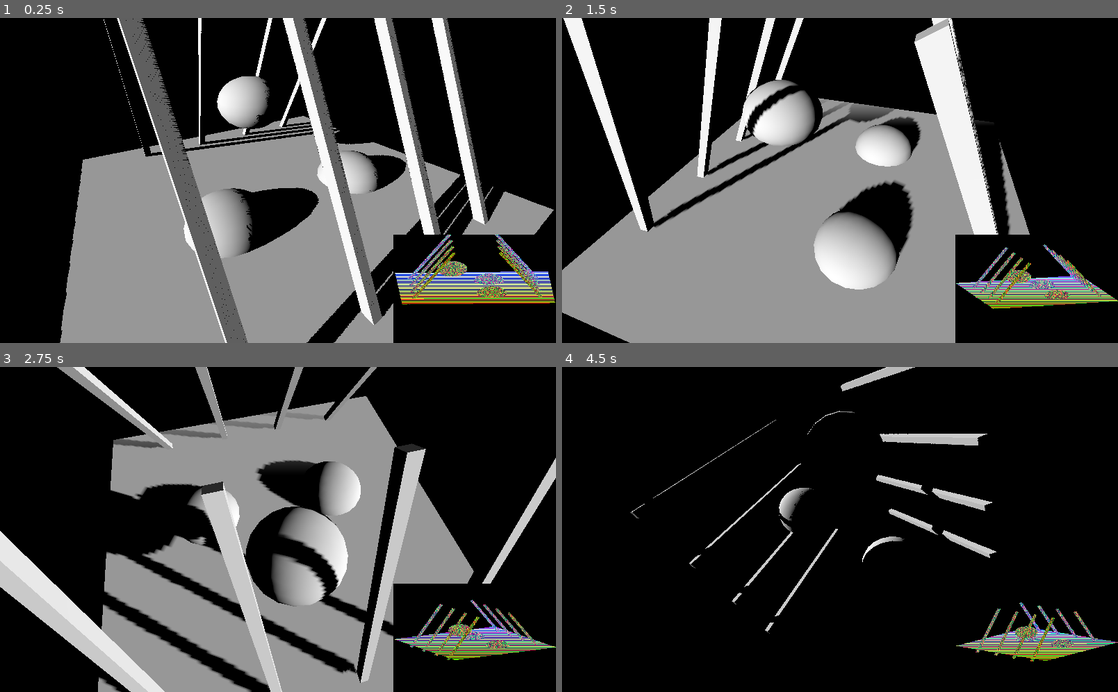
Above: before the commit, frames 1-4 (two rows, left to right).
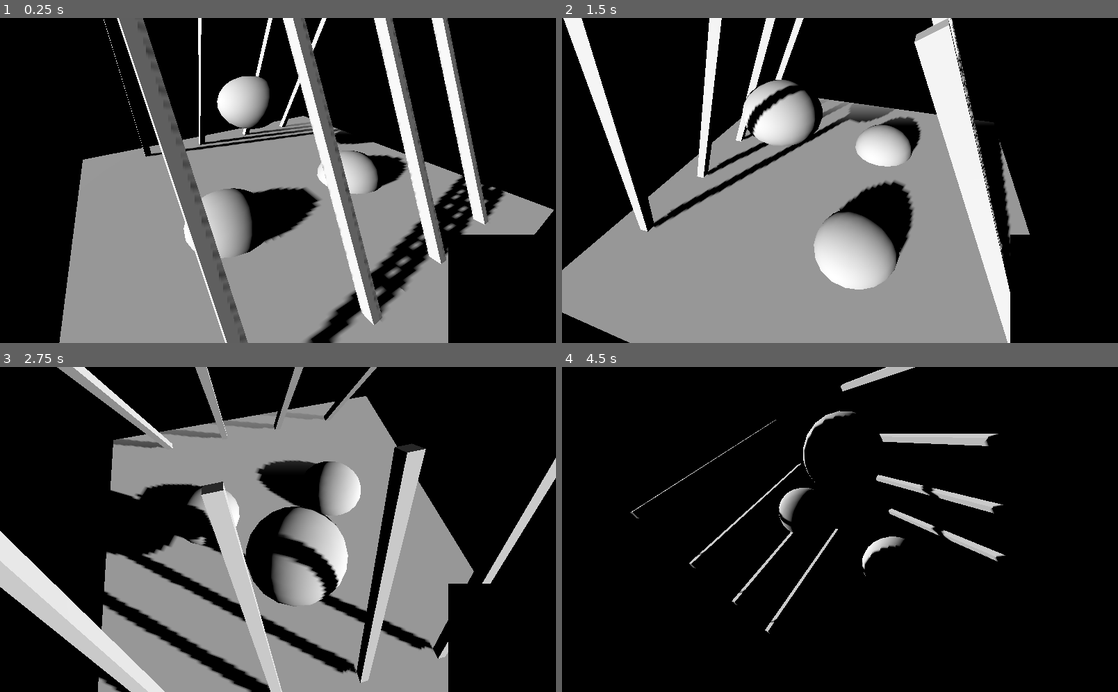
Above: after the commit, the same moments.

Repository: galmiza/godot-custom-shadow-mapping
Game: Godot game, scene res://Scene.tscn
Two runs of this game, one before a commit and one after it. Both use one fixed random seed, a clock stepped at 60 frames per second and the inputs below.
Inputs (mouse positions are in pixels of both pictures, inside the frame that each line leads up to):
- Up to frame 1 (0.25 s): no input
- Up to frame 2 (1.5 s): move the mouse to (962, 164) at 0.52 s; hold Up (ui_up) 0.53-1.25 s; click (962, 164) at 0.67 s; drag from (728, 196) to (812, 245) at 1.27 s
- Up to frame 3 (2.75 s): move the mouse to (333, 458) at 2.02 s; hold Up (ui_up) from 2.03 s (still down)
- Up to frame 4 (4.5 s): release Up (ui_up) at 2.75 s; drag from (812, 594) to (673, 480) at 2.77 s; move the mouse to (1006, 578) at 3.52 s; hold Down (ui_down) 3.53-4.25 s; drag from (673, 480) to (756, 448) at 4.27 s

The runs differ from the first frame. In frame 1, 7.2% of the frame differs, in the area x 10-100%, y 0-100%; in frame 2, 4.9%; in frame 3, 4.7%; in frame 4, 2.5%.
Error after the commit: Trying to assign value of type 'Spatial' to a variable of type 'DirectionalLight'. (res://Viewport.gd:7)

Commit message:
Corrected light view transform computation; Minor optimizations; Generalized static typing across the code

Diff:
--- a/src/Scene.tscn
+++ b/src/Scene.tscn
@@ -33,62 +33,65 @@
 far = 30.0
 script = ExtResource( 2 )
 
-[node name="Sphere" type="MeshInstance" parent="."]
+[node name="Renderables" type="Spatial" parent="."]
+editor/display_folded = true
+
+[node name="Sphere" type="MeshInstance" parent="Renderables"]
 transform = Transform( 1, 0, 0, 0, 1, 0, 0, 0, 1, 0, 2, 1.5 )
 mesh = SubResource( 1 )
 material/0 = null
 
-[node name="Sphere2" type="MeshInstance" parent="."]
+[node name="Sphere2" type="MeshInstance" parent="Renderables"]
 transform = Transform( 1, 0, 0, 0, 1, 0, 0, 0, 1, 2, 0, -1 )
 mesh = SubResource( 1 )
 material/0 = null
 
-[node name="Sphere3" type="MeshInstance" parent="."]
+[node name="Sphere3" type="MeshInstance" parent="Renderables"]
 transform = Transform( 1, 0, 0, 0, 1, 0, 0, 0, 1, -2, 0, -1 )
 mesh = SubResource( 1 )
 material/0 = null
 
-[node name="Cube" type="MeshInstance" parent="."]
+[node name="Cube" type="MeshInstance" parent="Renderables"]
 transform = Transform( 0.1, 0, 0, 0, 2.59808, 0.05, 0, -1.5, 0.0866025, 3, 2, 3 )
 mesh = SubResource( 2 )
 material/0 = null
 
-[node name="Cube5" type="MeshInstance" parent="."]
+[node name="Cube5" type="MeshInstance" parent="Renderables"]
 transform = Transform( 0.1, 0, 0, 0, 2.59808, -0.05, 0, 1.5, 0.0866025, 3, 2, -3 )
 mesh = SubResource( 2 )
 material/0 = null
 
-[node name="Cube2" type="MeshInstance" parent="."]
+[node name="Cube2" type="MeshInstance" parent="Renderables"]
 transform = Transform( 0.1, 0, 0, 0, 2.59808, 0.05, 0, -1.5, 0.0866025, 1, 2, 3 )
 mesh = SubResource( 2 )
 material/0 = null
 
-[node name="Cube6" type="MeshInstance" parent="."]
+[node name="Cube6" type="MeshInstance" parent="Renderables"]
 transform = Transform( 0.1, 0, 0, 0, 2.59808, -0.05, 0, 1.5, 0.0866025, 1, 2, -3 )
 mesh = SubResource( 2 )
 material/0 = null
 
-[node name="Cube3" type="MeshInstance" parent="."]
+[node name="Cube3" type="MeshInstance" parent="Renderables"]
 transform = Transform( 0.1, 0, 0, 0, 2.59808, 0.05, 0, -1.5, 0.0866025, -1, 2, 3 )
 mesh = SubResource( 2 )
 material/0 = null
 
-[node name="Cube7" type="MeshInstance" parent="."]
+[node name="Cube7" type="MeshInstance" parent="Renderables"]
 transform = Transform( 0.1, 0, 0, 0, 2.59808, -0.05, 0, 1.5, 0.0866025, -1, 2, -3 )
 mesh = SubResource( 2 )
 material/0 = null
 
-[node name="Cube4" type="MeshInstance" parent="."]
+[node name="Cube4" type="MeshInstance" parent="Renderables"]
 transform = Transform( 0.1, 0, 0, 0, 2.59808, 0.05, 0, -1.5, 0.0866025, -3, 2, 3 )
 mesh = SubResource( 2 )
 material/0 = null
 
-[node name="Cube8" type="MeshInstance" parent="."]
+[node name="Cube8" type="MeshInstance" parent="Renderables"]
 transform = Transform( 0.1, 0, 0, 0, 2.59808, -0.05, 0, 1.5, 0.0866025, -3, 2, -3 )
 mesh = SubResource( 2 )
 material/0 = null
 
-[node name="Ground" type="MeshInstance" parent="."]
+[node name="Ground" type="MeshInstance" parent="Renderables"]
 transform = Transform( 10, 0, 0, 0, -4.37114e-07, 1, 0, -10, -4.37114e-08, 0, 0, 0 )
 mesh = SubResource( 3 )
 material/0 = null
@@ -103,15 +106,14 @@
 script = ExtResource( 3 )
 
 [node name="CameraOrthogonalLightView" type="Camera" parent="Viewport"]
-transform = Transform( 0.877825, 0.223463, -0.42366, -0.100044, 0.950532, 0.294075, 0.468418, -0.215762, 0.856756, -6.61058, 5.5507, 14.6313 )
+transform = Transform( 1, 0, 0, 0, 1, 0, 0, 0, 0.999999, 0, 0, 0 )
 projection = 1
 current = true
-script = ExtResource( 1 )
 
 [node name="CanvasLayer" type="CanvasLayer" parent="."]
 
 [node name="ShadowMap" type="MeshInstance2D" parent="CanvasLayer"]
-position = Vector2( 875, 500 )
-scale = Vector2( 300, 200 )
+position = Vector2( 925, 500 )
+scale = Vector2( 200, 200 )
 mesh = SubResource( 4 )
 texture = SubResource( 5 )
--- a/src/SpatialRevolution.gd
+++ b/src/SpatialRevolution.gd
@@ -10,10 +10,10 @@
 export var height: float # computed in _ready
 export var target: Vector3 = Vector3.ZERO
 
-func _ready():
+func _ready() -> void:
 	radius = get_transform().origin.length()
 	height = get_transform().origin.y
 
-func _process(delta):
+func _process(delta) -> void:
 	angle += speed*delta
 	look_at_from_position(target+Vector3(radius*cos(angle),height,radius*sin(angle)),target,Vector3.UP)
--- a/src/ViewABB.gd
+++ b/src/ViewABB.gd
@@ -7,29 +7,23 @@
 	var _max: Vector3
 	var _min: Vector3
 
-	func set_transform(t: Transform):
+	func set_transform(t: Transform) -> void:
 		transform = t
-	func reset():
+	func reset() -> void:
 		_max = Vector3(-1e20,-1e20,-1e20)
 		_min = Vector3( 1e20, 1e20, 1e20)
 
-	func add_point(node: Node, point: Vector3):
+	func add_point(node: Node, point: Vector3) -> void:
 		var a: Vector3 = node.get_transform().xform(point) # point in global space
 		var b: Vector3 = transform.xform_inv(a) # get point in the ViewABB space
 		_max.x = max(_max.x,b.x)
 		_max.y = max(_max.y,b.y)
 		_max.z = max(_max.z,b.z)
 		_min.x = min(_min.x,b.x)
-		_min.y = min(_min.x,b.y)
+		_min.y = min(_min.y,b.y)
 		_min.z = min(_min.z,b.z)
 
-	func add_node(node: Node):
+	func add_node(node: Node) -> void:
 		var aabb: AABB = node.get_aabb()
-		add_point(node,Vector3(aabb.position.x,aabb.position.y,aabb.position.z))
-		add_point(node,Vector3(aabb.position.x,aabb.position.y,aabb.end.z))
-		add_point(node,Vector3(aabb.position.x,aabb.end.y,aabb.position.z))
-		add_point(node,Vector3(aabb.position.x,aabb.end.y,aabb.end.z))
-		add_point(node,Vector3(aabb.end.x,aabb.position.y,aabb.position.z))
-		add_point(node,Vector3(aabb.end.x,aabb.position.y,aabb.end.z))
-		add_point(node,Vector3(aabb.end.x,aabb.end.y,aabb.position.z))
-		add_point(node,Vector3(aabb.end.x,aabb.end.y,aabb.end.z))
+		for i in 8:
+			add_point(node,aabb.get_endpoint(i))
--- a/src/Viewport.gd
+++ b/src/Viewport.gd
@@ -1,43 +1,44 @@
 extends Viewport
 
-# Preload materials
+# Preload materials, useful nodes and classes
 var mat1: ShaderMaterial = preload("res://shadermaterial_depthmap.tres") # depth map material
 var mat2: ShaderMaterial = preload("res://shadermaterial_light1.tres") # shadow rendering material
+onready var light: DirectionalLight = get_node("/root/Scene/DirectionalLight")
+onready var renderables: DirectionalLight = get_node("/root/Scene/Renderables")
 const ViewABB = preload("res://ViewABB.gd").ViewABB # load class ViewABB
 
 # Duplicate all mesh for the shadow pass
-func _ready():
-	for node in  get_parent().get_children():
-		if node is MeshInstance:
-			var copy: Node = node.duplicate()
-			copy.set_surface_material(0,mat1) # one set of objects for the depth map
-			node.set_surface_material(0,mat2) # one set of objects for the final pass
-			add_child(copy)
+func _ready() -> void:
+	for node in  renderables.get_children():
+		var copy: Node = node.duplicate()
+		copy.set_surface_material(0,mat1) # one set of objects for the depth map
+		node.set_surface_material(0,mat2) # one set of objects for the final pass
+		add_child(copy)
 
 # Update material of objects in the scene
-func reload(type: int):
-	for node in get_parent().get_children():
-		if node is MeshInstance:
-			if type==1: node.set_surface_material(0,null) # if object has no material, the default pipeline is used
-			if type==2: node.set_surface_material(0,mat2)
+func reload(type: int) -> void:
+	for node in renderables.get_children():
+		if type==1: node.set_surface_material(0,null) # if object has no material, the default pipeline is used
+		if type==2: node.set_surface_material(0,mat2)
 
 # Create light views and update shader parameters
 export var bias: float = -0.005
 var vabb: ViewABB = ViewABB.new()
-func _process(delta):
+func _process(delta) -> void:
 
-	# Project AABB corner of all objects into our light view camera base to see how we should scale it (=which near,far,size?)
+	# Project AABB corners of all objects into our light view camera base to see how we should scale it (=which near,far,size?)
 	var c: Camera = $CameraOrthogonalLightView
+	c.set_transform(light.get_transform()) # move our camera at the light position
 	vabb.reset() # reset our light view aligned bounding box
 	vabb.set_transform(c.get_transform())
-	for node in get_parent().get_children():
-		if node is MeshInstance:
-			vabb.add_node(node)
+	for node in renderables.get_children():
+		vabb.add_node(node)
 
 	# Setup the light view camera
-	c.set_znear(-vabb._max.z) # set near so that the nearest object is inside the camera frustum
-	c.set_zfar(-vabb._min.z) # set far so that the furthest object is inside the camera frustum
-	c.translate_object_local(Vector3(-(vabb._max.x+vabb._min.x)/2,-(vabb._max.y+vabb._min.y)/2,0)) # adjust position of the camera
+	var center: Vector3 = (vabb._max+vabb._min)/2
+	c.translate(center) # move camera inside the AABB
+	c.set_znear(center.z-vabb._max.z) # set near so that the nearest object is inside the camera frustum
+	c.set_zfar(center.z-vabb._min.z) # set far so that the furthest object is inside the camera frustum
 	c.set_size(max(vabb._max.x-vabb._min.x,vabb._max.y-vabb._min.y)) # scale so that all objects are in the camera frustum
 
 	# Compute orthogonal light view
--- a/src/shadermaterial_depthmap.tres
+++ b/src/shadermaterial_depthmap.tres
@@ -28,8 +28,7 @@
 }
 void fragment() {
 	highp float depth = (-vPositionViewSpace.z/vPositionViewSpace.w-uNear)/(uFar-uNear); // to range [0,1]
-	highp vec3 color = pack24(depth);
-	ALBEDO = color;
+	ALBEDO = pack24(depth);
 }"
 
 [resource]
